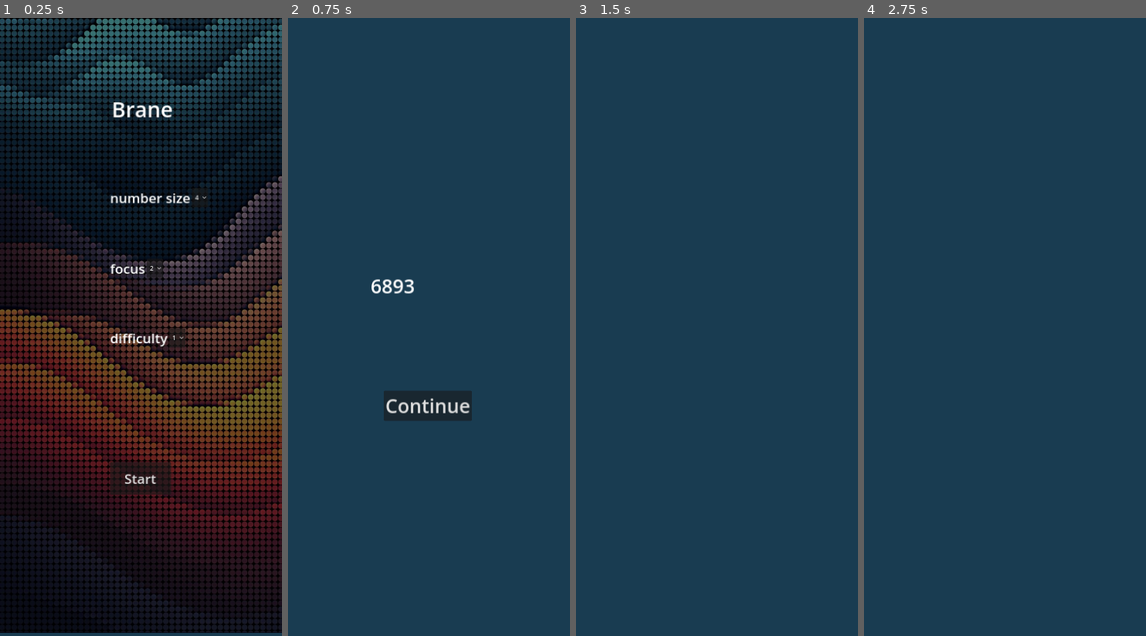
Above: before the commit, frames 1-4 (left to right).
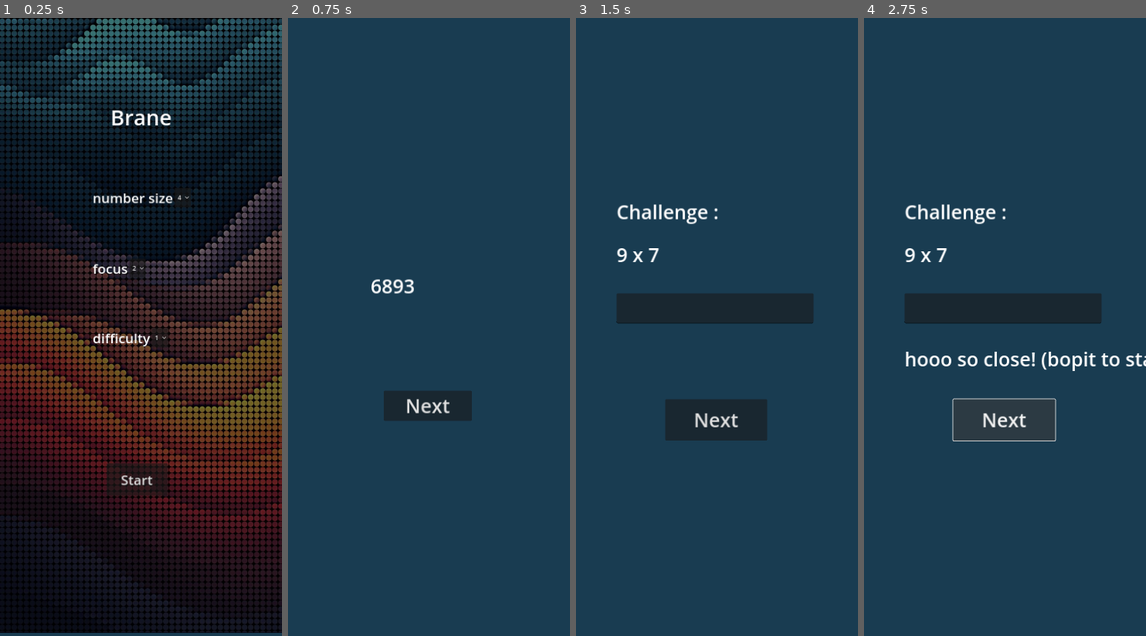
Above: after the commit, the same moments.

Repository: Zabardast/brane
Game: Godot game, scene res://main.tscn
The game is run twice, just before and just after one commit, with the same random seed, the same clock (stepped at 60 frames per second) and the same inputs.
Inputs (mouse positions are in pixels of both pictures, inside the frame that each line leads up to):
- Up to frame 1 (0.25 s): no input
- Up to frame 2 (0.75 s): click "Start" at 0.5 s
- Up to frame 3 (1.5 s): click "Continue" (after the commit: "Next") at 1.25 s
- Up to frame 4 (2.75 s): click (1005, 419) at 2 s, where only the run after the commit has a clickable "Next"

The runs differ from the first frame. In frame 1, 1.7% of the frame differs, in the area x 32-74%, y 13-78%; in frame 2, 0.4%; in frame 3, 6.2%, in the area x 14-85%, y 30-69%; in frame 4, 5.1%.

Commit message:
✨: add challenge page

Diff:
--- /dev/null
+++ b/challenge_loop.gd
@@ -0,0 +1,69 @@
+extends CanvasLayer
+
+var complexity:int
+var list_size:int
+
+var tmp_result:int
+var tmp_expression:String
+
+# Called when the node enters the scene tree for the first time.
+func _ready() -> void:
+	#new_challenge()
+	pass # Replace with function body.
+
+
+# Called every frame. 'delta' is the elapsed time since the previous frame.
+func _process(delta: float) -> void:
+	pass
+
+func set_list_size(p_list_size:int) -> void:
+	list_size = p_list_size
+
+func set_complexity(p_complexity:int) -> void:
+	complexity = p_complexity
+
+func new_challenge() -> String:
+	var val1:int = randi() % (complexity*10)
+	var val2:int = randi() % (complexity*10)
+	var val3:String = "!"
+	list_size = list_size - 1
+	#print_debug("complexity ", complexity)
+	#print_debug("val1 : " ,val1)
+	#print_debug("val2 : " ,val2)
+	print_debug("list_size : " ,list_size)
+	if list_size <= 0:
+		print_debug("go to recall page")
+	# operator
+	match randi() % 3:
+		0:
+			val3 = " + "
+			tmp_result = val1 + val2
+			tmp_expression = str(val1) + val3 + str(val2)
+		1:
+			val3 = " - "
+			tmp_result = val1 - val2
+			tmp_expression = str(val1) + val3 + str(val2)
+		2:
+			val3 = " x "
+			tmp_result = val1 * val2
+			tmp_expression = str(val1) + val3 + str(val2)
+		3:
+			val3 = " / "
+			tmp_result = val1 / val2
+			tmp_expression = str(val1) + val3 + str(val2)
+
+	if val3 == "!":
+		print_debug("no operator match found!!")
+
+	$ChallengeLabel.set_text(tmp_expression)
+
+	return tmp_expression
+
+func atemp_challenge() -> void:
+	var p_result:int = int($SolutionLineEdit.get_text())
+	if p_result == tmp_result:
+		$ResultLabel.set_text("good job! keep up with the good work!")
+		new_challenge()
+	else:
+		$ResultLabel.set_text("hooo so close! (bopit to start!)")
+	pass
--- /dev/null
+++ b/challenge_loop.tscn
@@ -0,0 +1,46 @@
+[gd_scene load_steps=2 format=3 uid="uid://c0uww8qnpuwuu"]
+
+[ext_resource type="Script" path="res://challenge_loop.gd" id="1_1pjg2"]
+
+[node name="ChallengeLoop" type="CanvasLayer"]
+script = ExtResource("1_1pjg2")
+
+[node name="Label" type="Label" parent="."]
+offset_left = 105.0
+offset_top = 467.0
+offset_right = 369.0
+offset_bottom = 536.0
+theme_override_font_sizes/font_size = 50
+text = "Challenge :"
+
+[node name="ChallengeLabel" type="Label" parent="."]
+offset_left = 105.0
+offset_top = 578.0
+offset_right = 615.0
+offset_bottom = 679.0
+theme_override_font_sizes/font_size = 50
+text = "Place holder"
+
+[node name="SolutionLineEdit" type="LineEdit" parent="."]
+offset_left = 105.0
+offset_top = 713.0
+offset_right = 615.0
+offset_bottom = 790.0
+theme_override_font_sizes/font_size = 50
+
+[node name="Button" type="Button" parent="."]
+offset_left = 231.0
+offset_top = 987.0
+offset_right = 495.0
+offset_bottom = 1094.0
+theme_override_font_sizes/font_size = 50
+text = "Next"
+
+[node name="ResultLabel" type="Label" parent="."]
+offset_left = 105.0
+offset_top = 848.0
+offset_right = 615.0
+offset_bottom = 922.0
+theme_override_font_sizes/font_size = 50
+
+[connection signal="pressed" from="Button" to="." method="atemp_challenge"]
--- a/main.gd
+++ b/main.gd
@@ -16,7 +16,9 @@
 	menu.connect("menu_set_complexity", Callable(self, "_menu_set_complexity"))
 
 	$Memory.hide()
-	$Memory.connect("start_math", Callable(self, "_start_math"))
+	$Memory.connect("start_challenge", Callable(self, "_start_challenge"))
+
+	$ChallengeLoop.hide()
 
 
 # Called every frame. 'delta' is the elapsed time since the previous frame.
@@ -44,8 +46,13 @@
 	# for some reason to the power is ** and not ^
 	return randi() % ((10**p_size)-1)
 
-func _start_math() -> void:
+func _start_challenge() -> void:
 	$Memory.hide()
+	print("challenge_loop start")
+	$ChallengeLoop.set_list_size(list_size)
+	$ChallengeLoop.set_complexity(complexity)
+	$ChallengeLoop.new_challenge()
+	$ChallengeLoop.show()
 	pass
 
 
--- a/main.tscn
+++ b/main.tscn
@@ -1,8 +1,9 @@
-[gd_scene load_steps=4 format=3 uid="uid://s56g7unpo78"]
+[gd_scene load_steps=5 format=3 uid="uid://s56g7unpo78"]
 
 [ext_resource type="Script" path="res://main.gd" id="1_l1iry"]
 [ext_resource type="PackedScene" uid="uid://3r8vht8t5e7a" path="res://menu.tscn" id="1_nbcsh"]
 [ext_resource type="PackedScene" uid="uid://ju0puuqa2vbk" path="res://memory.tscn" id="3_ckqq2"]
+[ext_resource type="PackedScene" uid="uid://c0uww8qnpuwuu" path="res://challenge_loop.tscn" id="4_mx3r3"]
 
 [node name="Main" type="Control"]
 layout_mode = 3
@@ -23,3 +24,5 @@
 [node name="Menu" parent="." instance=ExtResource("1_nbcsh")]
 
 [node name="Memory" parent="." instance=ExtResource("3_ckqq2")]
+
+[node name="ChallengeLoop" parent="." instance=ExtResource("4_mx3r3")]
--- a/memory.gd
+++ b/memory.gd
@@ -1,11 +1,9 @@
 extends CanvasLayer
 
-signal start_math
+signal start_challenge
 
 # Called when the node enters the scene tree for the first time.
 func _ready() -> void:
-	#for node in get_tree().get_nodes_in_group("hidable_memory"):
-		#node.hide()
 	pass # Replace with function body.
 
 
@@ -14,5 +12,6 @@
 	pass
 
 func _start_math_step() -> void:
-	emit_signal("start_math")
+	print_debug("_start_math_step")
+	emit_signal("start_challenge")
 	pass
--- a/memory.tscn
+++ b/memory.tscn
@@ -25,6 +25,6 @@
 offset_right = 476.0
 offset_bottom = 1042.0
 theme_override_font_sizes/font_size = 50
-text = "Continue"
+text = "Next"
 
 [connection signal="pressed" from="Button" to="." method="_start_math_step"]
--- a/menu.tscn
+++ b/menu.tscn
@@ -14,14 +14,14 @@
 
 [node name="title" type="Label" parent="." groups=["hidable_menu"]]
 anchors_preset = -1
-anchor_left = 0.517123
-anchor_top = 0.00563847
-anchor_right = 0.517123
-anchor_bottom = 0.00563847
-offset_left = -134.5
-offset_top = 168.001
-offset_right = 117.5
-offset_bottom = 286.999
+anchor_left = 0.005
+anchor_top = 0.002
+anchor_right = 0.005
+anchor_bottom = 0.002
+offset_left = 236.35
+offset_top = 194.8
+offset_right = 488.35
+offset_bottom = 313.798
 grow_horizontal = 2
 theme_override_font_sizes/font_size = 55
 text = "Brane"
@@ -35,10 +35,10 @@
 anchor_top = 0.145
 anchor_right = 0.806
 anchor_bottom = 0.145
-offset_left = -303.38
-offset_top = 917.58
-offset_right = -145.38
-offset_bottom = 1001.58
+offset_left = -312.38
+offset_top = 921.0
+offset_right = -154.38
+offset_bottom = 1005.0
 theme_override_font_sizes/font_size = 35
 text = "Start"
 
@@ -48,10 +48,10 @@
 anchor_top = 0.145
 anchor_right = 0.807
 anchor_bottom = 0.145
-offset_left = -304.11
-offset_top = 207.58
-offset_right = -34.11
-offset_bottom = 256.58
+offset_left = -349.11
+offset_top = 208.0
+offset_right = -79.11
+offset_bottom = 257.0
 
 [node name="Label" type="Label" parent="NumberSizeContainer"]
 layout_mode = 2
@@ -67,10 +67,10 @@
 anchor_top = 0.145
 anchor_right = 0.806
 anchor_bottom = 0.145
-offset_left = -303.38
-offset_top = 390.58
-offset_right = -150.38
-offset_bottom = 444.58
+offset_left = -348.38
+offset_top = 391.0
+offset_right = -195.38
+offset_bottom = 445.0
 
 [node name="Label" type="Label" parent="ListSizeContainer"]
 layout_mode = 2
@@ -86,10 +86,10 @@
 anchor_top = 0.145
 anchor_right = 0.806
 anchor_bottom = 0.145
-offset_left = -303.38
-offset_top = 570.58
-offset_right = -91.3801
-offset_bottom = 619.58
+offset_left = -348.38
+offset_top = 571.0
+offset_right = -136.38
+offset_bottom = 620.0
 
 [node name="Label" type="Label" parent="ComplexityContainer"]
 layout_mode = 2
